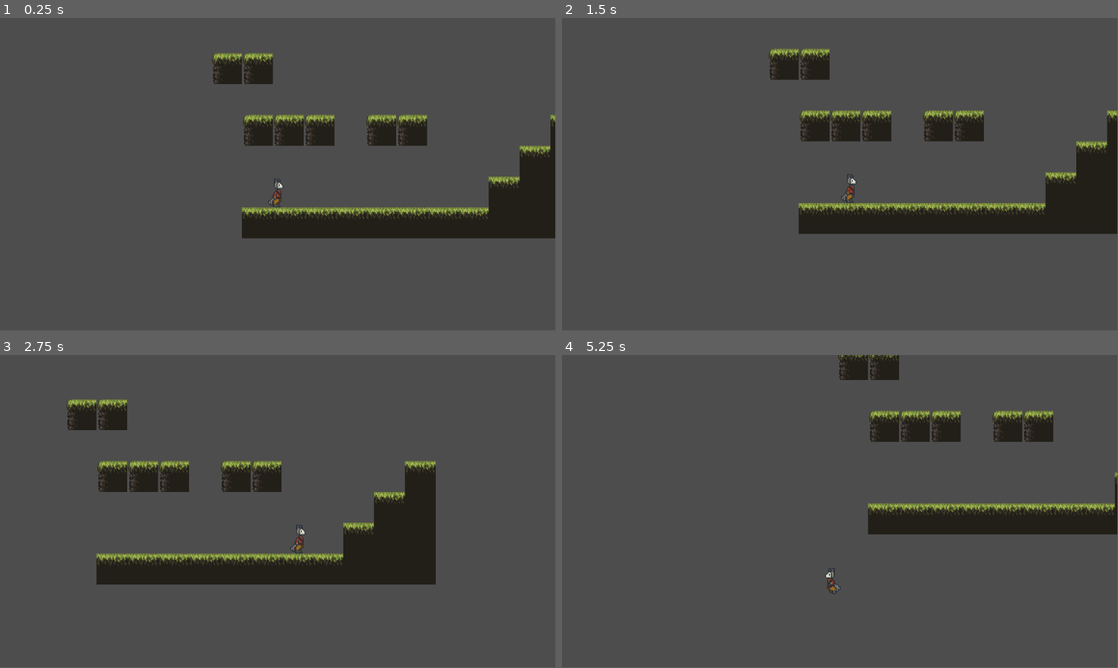
Above: before the commit, frames 1-4 (two rows, left to right).
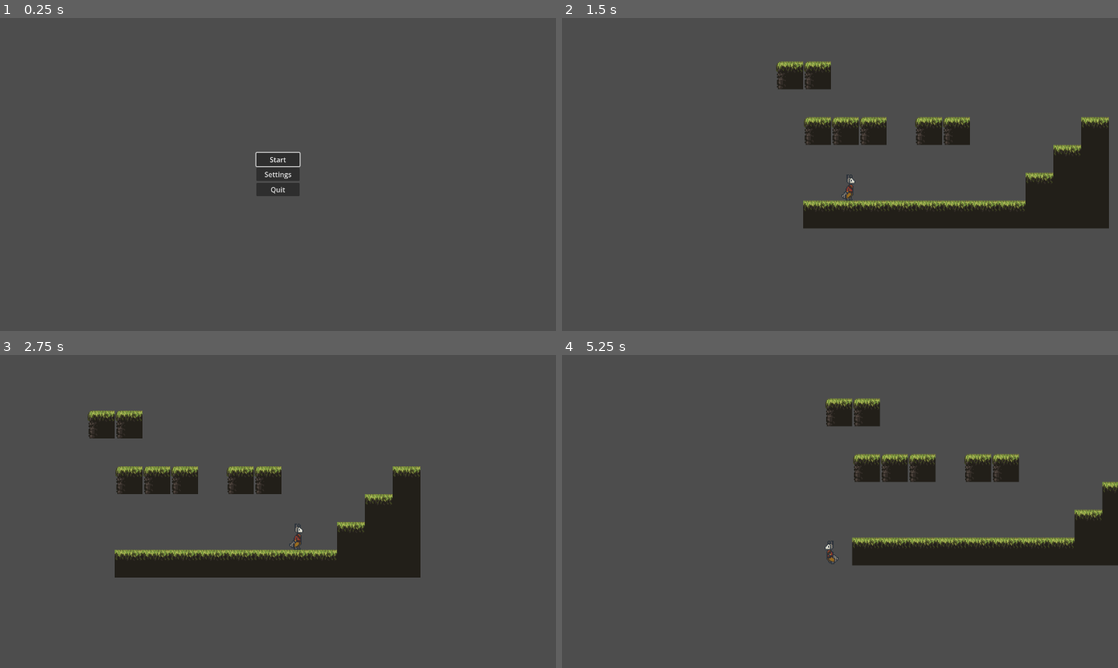
Above: after the commit, the same moments.

Repository: carolinalimaal/ego-ggj
Game: Godot game, scene res://ui/main_menu/main_menu.tscn
Same seed, same stepped clock (60 frames per second), same inputs: the game is played once before the commit and once after it. Before the commit the project starts from res://scenes/fases/teste.tscn.
Inputs (mouse positions are in pixels of both pictures, inside the frame that each line leads up to):
- Up to frame 1 (0.25 s): no input
- Up to frame 2 (1.5 s): click (840, 158) at 0.5 s, where only the run after the commit has a clickable "Start"; hold D (Right) from 1.28 s (still down)
- Up to frame 3 (2.75 s): keep holding D (Right); tap Space (Jump) at 1.52, 2.27 s
- Up to frame 4 (5.25 s): release D (Right) at 2.78 s; hold A (Left) 2.78-5 s; tap Space (Jump) at 3.77, 4.52 s; tap Escape (Pause, bound only after the commit) at 4.9 s; click (840, 495) at 5 s, where only the run after the commit has a clickable "Resume"
In our replay, the window is 799x449 before the commit and 800x450 after it. These sizes can differ from the game's own. Grey fills any space a smaller window leaves; there, only what the larger window draws over its background counts as a difference.

The runs differ from the first frame. In frame 1, 12% of the frame differs, in the area x 38-100%, y 11-71%; in frame 2, 7.1%; in frame 3, 7.8%; in frame 4, 15%, in the area x 47-100%, y 0-77%.

Commit message:
feat: telas de menu

Diff:
--- /dev/null
+++ b/global-game-jam/default_bus_layout.tres
@@ -0,0 +1,15 @@
+[gd_resource type="AudioBusLayout" format=3 uid="uid://b8451sad5bcxv"]
+
+[resource]
+bus/1/name = &"Music"
+bus/1/solo = false
+bus/1/mute = false
+bus/1/bypass_fx = false
+bus/1/volume_db = 0.0
+bus/1/send = &"Master"
+bus/2/name = &"SFX"
+bus/2/solo = false
+bus/2/mute = false
+bus/2/bypass_fx = false
+bus/2/volume_db = 0.0
+bus/2/send = &"Master"
--- /dev/null
+++ b/global-game-jam/globals/gui_autoload.gd
@@ -0,0 +1,28 @@
+extends CanvasLayer
+
+var gui_components : Dictionary = {
+	"pause_menu" : "uid://couqdco7mtoxw"
+}
+
+var resolutions = {
+	"3840 x 2160": Vector2i(3840,2160),
+	"2560 x 1440": Vector2i(2560,1440),
+	"1920 x 1080": Vector2i(1920,1080),
+	"1600 x 900": Vector2i(1600,900),
+	"1440 x 900": Vector2i(1440,900),
+	"1366 x 768": Vector2i(1366,768),
+	"1280 x 720": Vector2i(1280,720),
+	"1024 x 600": Vector2i(1024,600),
+	"800 x 600": Vector2i(800,600)
+}
+
+#func _ready() -> void:
+	#for i in gui_components:
+		#var new_scene = load(gui_components[i]).instantiate()
+		#add_child(new_scene)
+		#new_scene.hide()
+
+func center_window() -> void:
+	var screen_center = DisplayServer.screen_get_position() + DisplayServer.screen_get_size() / 2
+	var window_size = get_window().get_size_with_decorations()
+	get_window().set_position(screen_center - window_size / 2)
--- a/global-game-jam/project.godot
+++ b/global-game-jam/project.godot
@@ -15,13 +15,20 @@
 [application]
 
 config/name="global-game-jam"
-run/main_scene="uid://cqp82uv7tkbnl"
+run/main_scene="uid://bc8vnrx3ubdl7"
 config/features=PackedStringArray("4.6", "Mobile")
 config/icon="res://ui/icon.svg"
 
 [autoload]
 
 GlobalRefs="*res://globals/global_refs.gd"
+GUI="*uid://dfi0i4i1qdny4"
+
+[display]
+
+window/size/viewport_width=1280
+window/size/viewport_height=720
+window/stretch/mode="viewport"
 
 [global_group]
 
@@ -56,6 +63,11 @@
 "events": [Object(InputEventKey,"resource_local_to_scene":false,"resource_name":"","device":-1,"window_id":0,"alt_press …(192 unchanged characters)…
 ]
 }
+Pause={
+"deadzone": 0.2,
+"events": [Object(InputEventKey,"resource_local_to_scene":false,"resource_name":"","device":-1,"window_id":0,"alt_pressed":false,"shift_pressed":false,"ctrl_pressed":false,"meta_pressed":false,"pressed":false,"keycode":0,"physical_keycode":4194305,"key_label":0,"unicode":0,"location":0,"echo":false,"script":null)
+]
+}
 
 [layer_names]
 
--- a/global-game-jam/scenes/fases/teste.tscn
+++ b/global-game-jam/scenes/fases/teste.tscn
@@ -1,7 +1,8 @@
 [gd_scene format=4 uid="uid://cqp82uv7tkbnl"]
 
 [ext_resource type="Texture2D" uid="uid://cbk1m1unc75kb" path="res://assets/tilesets/Floor Tiles1.png" id="1_fdeut"]
-[ext_resource type="PackedScene" uid="uid://csctodox8olax" path="res://scenes/Player/player.tscn" id="2_htqbv"]
+[ext_resource type="PackedScene" uid="uid://csctodox8olax" path="res://scenes/player/player.tscn" id="2_htqbv"]
+[ext_resource type="PackedScene" uid="uid://couqdco7mtoxw" path="res://ui/pause_menu/pause_menu.tscn" id="3_kjnnb"]
 
 [sub_resource type="TileSetAtlasSource" id="TileSetAtlasSource_htqbv"]
 texture = ExtResource("1_fdeut")
@@ -182,3 +183,7 @@
 
 [node name="Player" parent="." unique_id=513149867 instance=ExtResource("2_htqbv")]
 position = Vector2(37, -24)
+
+[node name="CanvasLayer" type="CanvasLayer" parent="." unique_id=1211463451]
+
+[node name="PauseMenu" parent="CanvasLayer" unique_id=466377671 instance=ExtResource("3_kjnnb")]
--- a/global-game-jam/scenes/Player/player.tscn
+++ b/global-game-jam/scenes/player/player.tscn
@@ -1,12 +1,12 @@
 [gd_scene format=3 uid="uid://csctodox8olax"]
 
-[ext_resource type="Script" uid="uid://nxhad7mv0tpl" path="res://scenes/Player/player.gd" id="1_1kbk7"]
+[ext_resource type="Script" uid="uid://nxhad7mv0tpl" path="res://scenes/player/player.gd" id="1_1kbk7"]
 [ext_resource type="Script" uid="uid://cgcun8ehvhwdt" path="res://state_machine/state_machine.gd" id="3_gqjuk"]
-[ext_resource type="Script" uid="uid://biwh6fl5vnwoh" path="res://scenes/Player/states/idle_state_player.gd" id="4_c4h5g"]
-[ext_resource type="Script" uid="uid://cb8ohx0a3td0a" path="res://scenes/Player/states/run_state_player.gd" id="5_uiqp4"]
-[ext_resource type="Script" uid="uid://cxcgrkn7voucn" path="res://scenes/Player/states/jump_state_player.gd" id="6_hvfru"]
-[ext_resource type="Script" uid="uid://c37yp34fxxf5w" path="res://scenes/Player/states/jump_peak_state_player.gd" id="7_a06cl"]
-[ext_resource type="Script" uid="uid://dpi7ej13hlyrd" path="res://scenes/Player/states/fall_state_player.gd" id="8_dl1wr"]
+[ext_resource type="Script" uid="uid://biwh6fl5vnwoh" path="res://scenes/player/states/idle_state_player.gd" id="4_c4h5g"]
+[ext_resource type="Script" uid="uid://cb8ohx0a3td0a" path="res://scenes/player/states/run_state_player.gd" id="5_uiqp4"]
+[ext_resource type="Script" uid="uid://cxcgrkn7voucn" path="res://scenes/player/states/jump_state_player.gd" id="6_hvfru"]
+[ext_resource type="Script" uid="uid://c37yp34fxxf5w" path="res://scenes/player/states/jump_peak_state_player.gd" id="7_a06cl"]
+[ext_resource type="Script" uid="uid://dpi7ej13hlyrd" path="res://scenes/player/states/fall_state_player.gd" id="8_dl1wr"]
 [ext_resource type="Texture2D" uid="uid://1x1kj5j1yxwa" path="res://assets/player/player.png" id="8_wwtew"]
 
 [sub_resource type="CapsuleShape2D" id="CapsuleShape2D_dl1wr"]
--- /dev/null
+++ b/global-game-jam/ui/main_menu/main_menu.gd
@@ -0,0 +1,33 @@
+extends Control
+
+@onready var main_menu_buttons: VBoxContainer = $Menu
+@onready var settings_menu: Control = $SettingsMenu
+
+@onready var start_button: Button = $Menu/Control/Start
+@onready var settings_button: Button = $Menu/Control2/Settings
+@onready var quit_button: Button = $Menu/Control3/Quit
+
+func _ready() -> void:
+	start_button.pressed.connect(_on_start_button_pressed)
+	settings_button.pressed.connect(_on_settings_button_pressed)
+	quit_button.pressed.connect(_on_quit_button_pressed)
+
+	settings_menu.back_pressed.connect(_on_settings_back)
+	settings_menu.hide()
+	start_button.grab_focus()
+
+func _on_settings_button_pressed() -> void:
+	main_menu_buttons.hide()
+	settings_menu.show()
+	settings_menu._show_tab(settings_menu.settings_hub)
+
+func _on_start_button_pressed() -> void:
+	get_tree().change_scene_to_file("res://scenes/fases/teste.tscn")
+	pass
+
+func _on_settings_back() -> void:
+	main_menu_buttons.show()
+	settings_button.grab_focus()
+
+func _on_quit_button_pressed() -> void:
+	get_tree().quit()
--- /dev/null
+++ b/global-game-jam/ui/main_menu/main_menu.tscn
@@ -0,0 +1,82 @@
+[gd_scene format=3 uid="uid://bc8vnrx3ubdl7"]
+
+[ext_resource type="Script" uid="uid://8tf503jyq8b7" path="res://ui/main_menu/main_menu.gd" id="1_uhj5c"]
+[ext_resource type="PackedScene" uid="uid://o5kgpe620mq1" path="res://ui/settings_menu/settings_menu.tscn" id="2_mu8pm"]
+
+[node name="MainMenu" type="Control" unique_id=2065288599]
+layout_mode = 3
+anchors_preset = 15
+anchor_right = 1.0
+anchor_bottom = 1.0
+grow_horizontal = 2
+grow_vertical = 2
+script = ExtResource("1_uhj5c")
+
+[node name="Menu" type="VBoxContainer" parent="." unique_id=1306853588]
+custom_minimum_size = Vector2(100, 100)
+layout_mode = 1
+anchors_preset = 8
+anchor_left = 0.5
+anchor_top = 0.5
+anchor_right = 0.5
+anchor_bottom = 0.5
+offset_left = -20.0
+offset_top = -20.0
+offset_right = 20.0
+offset_bottom = 20.0
+grow_horizontal = 2
+grow_vertical = 2
+
+[node name="Control" type="Control" parent="Menu" unique_id=579012675]
+layout_mode = 2
+size_flags_vertical = 7
+
+[node name="Start" type="Button" parent="Menu/Control" unique_id=650359]
+layout_mode = 1
+anchors_preset = 14
+anchor_top = 0.5
+anchor_right = 1.0
+anchor_bottom = 0.5
+offset_top = -15.5
+offset_bottom = 15.5
+grow_horizontal = 2
+grow_vertical = 2
+pivot_offset = Vector2(50, 15.5)
+text = "Start"
+
+[node name="Control2" type="Control" parent="Menu" unique_id=1899562121]
+layout_mode = 2
+size_flags_vertical = 7
+
+[node name="Settings" type="Button" parent="Menu/Control2" unique_id=324784354]
+layout_mode = 1
+anchors_preset = 14
+anchor_top = 0.5
+anchor_right = 1.0
+anchor_bottom = 0.5
+offset_top = -15.5
+offset_bottom = 15.5
+grow_horizontal = 2
+grow_vertical = 2
+pivot_offset = Vector2(50, 15.5)
+text = "Settings"
+
+[node name="Control3" type="Control" parent="Menu" unique_id=1364356599]
+layout_mode = 2
+size_flags_vertical = 7
+
+[node name="Quit" type="Button" parent="Menu/Control3" unique_id=1881207398]
+layout_mode = 1
+anchors_preset = 14
+anchor_top = 0.5
+anchor_right = 1.0
+anchor_bottom = 0.5
+offset_top = -15.5
+offset_bottom = 15.5
+grow_horizontal = 2
+grow_vertical = 2
+pivot_offset = Vector2(50, 15.5)
+text = "Quit"
+
+[node name="SettingsMenu" parent="." unique_id=1890138561 instance=ExtResource("2_mu8pm")]
+layout_mode = 1
--- /dev/null
+++ b/global-game-jam/ui/pause_menu/pause_menu.gd
@@ -0,0 +1,56 @@
+extends Control
+
+@onready var pause_panel: Panel = $Panel
+@onready var settings_menu: Control = $SettingsMenu
+
+@onready var resume_button: Button = $Panel/Menu/Control/Resume
+@onready var settings_button: Button = $Panel/Menu/Control2/Settings
+@onready var main_menu_button: Button = $Panel/Menu/Control3/MainMenu
+
+@onready var animation_player: AnimationPlayer = $AnimationPlayer
+
+var _is_open : bool = false
+
+func _ready() -> void:
+	resume_button.pressed.connect(_resume)
+	settings_button.pressed.connect(_on_settings_pressed)
+	main_menu_button.pressed.connect(_on_main_menu_pressed)
+
+	settings_menu.back_pressed.connect(_on_settings_back)
+	settings_menu.hide()
+	self.visible = false
+
+func _unhandled_input(_event: InputEvent) -> void:
+	if Input.is_action_just_pressed("Pause"):
+		if _is_open and get_tree().paused:
+			_resume()
+		elif !_is_open and !get_tree().paused:
+			_pause()
+
+func _on_settings_pressed() -> void:
+	pause_panel.hide()
+	settings_menu.show()
+	settings_menu._show_tab(settings_menu.settings_hub)
+
+func _on_settings_back() -> void:
+	pause_panel.show()
+	settings_button.grab_focus()
+
+func _pause() -> void:
+	get_tree().paused = true
+	_is_open = true
+	self.visible = true
+	pause_panel.show()
+	settings_menu.hide()
+	animation_player.play("pause")
+	resume_button.grab_focus()
+
+func _resume() -> void:
+	get_tree().paused = false
+	_is_open = false
+	self.visible = false
+	animation_player.play_backwards("pause")
+
+func _on_main_menu_pressed() -> void:
+	_resume()
+	get_tree().change_scene_to_file("res://ui/main_menu/main_menu.tscn")
--- /dev/null
+++ b/global-game-jam/ui/pause_menu/pause_menu.tscn
@@ -0,0 +1,137 @@
+[gd_scene format=3 uid="uid://couqdco7mtoxw"]
+
+[ext_resource type="Script" uid="uid://f2exb7jpqcyn" path="res://ui/pause_menu/pause_menu.gd" id="1_2n0y6"]
+[ext_resource type="PackedScene" uid="uid://o5kgpe620mq1" path="res://ui/settings_menu/settings_menu.tscn" id="2_jbgdu"]
+
+[sub_resource type="Animation" id="Animation_mnjdh"]
+length = 0.001
+tracks/0/type = "value"
+tracks/0/imported = false
+tracks/0/enabled = true
+tracks/0/path = NodePath(".:modulate")
+tracks/0/interp = 1
+tracks/0/loop_wrap = true
+tracks/0/keys = {
+"times": PackedFloat32Array(0),
+"transitions": PackedFloat32Array(1),
+"update": 0,
+"values": [Color(1, 1, 1, 0)]
+}
+
+[sub_resource type="Animation" id="Animation_mg8bu"]
+resource_name = "pause"
+length = 0.5
+tracks/0/type = "value"
+tracks/0/imported = false
+tracks/0/enabled = true
+tracks/0/path = NodePath(".:modulate")
+tracks/0/interp = 1
+tracks/0/loop_wrap = true
+tracks/0/keys = {
+"times": PackedFloat32Array(0, 0.5),
+"transitions": PackedFloat32Array(1, 1),
+"update": 0,
+"values": [Color(1, 1, 1, 0), Color(1, 1, 1, 1)]
+}
+
+[sub_resource type="AnimationLibrary" id="AnimationLibrary_mnjdh"]
+_data = {
+&"RESET": SubResource("Animation_mnjdh"),
+&"pause": SubResource("Animation_mg8bu")
+}
+
+[node name="PauseMenu" type="Control" unique_id=466377671]
+process_mode = 3
+modulate = Color(1, 1, 1, 0)
+layout_mode = 3
+anchors_preset = 15
+anchor_right = 1.0
+anchor_bottom = 1.0
+grow_horizontal = 2
+grow_vertical = 2
+script = ExtResource("1_2n0y6")
+
+[node name="Panel" type="Panel" parent="." unique_id=725523014]
+layout_mode = 1
+anchors_preset = 15
+anchor_right = 1.0
+anchor_bottom = 1.0
+grow_horizontal = 2
+grow_vertical = 2
+
+[node name="Menu" type="VBoxContainer" parent="Panel" unique_id=1964387006]
+custom_minimum_size = Vector2(100, 100)
+layout_mode = 1
+anchors_preset = 8
+anchor_left = 0.5
+anchor_top = 0.5
+anchor_right = 0.5
+anchor_bottom = 0.5
+offset_left = -50.0
+offset_top = -50.0
+offset_right = 50.0
+offset_bottom = 50.0
+grow_horizontal = 2
+grow_vertical = 2
+
+[node name="Control" type="Control" parent="Panel/Menu" unique_id=680106387]
+layout_mode = 2
+size_flags_vertical = 7
+
+[node name="Resume" type="Button" parent="Panel/Menu/Control" unique_id=221934516]
+custom_minimum_size = Vector2(100, 31)
+layout_mode = 1
+anchors_preset = 14
+anchor_top = 0.5
+anchor_right = 1.0
+anchor_bottom = 0.5
+offset_top = -15.5
+offset_bottom = 15.5
+grow_horizontal = 2
+grow_vertical = 2
+pivot_offset = Vector2(50, 15.5)
+text = "Resume"
+
+[node name="Control2" type="Control" parent="Panel/Menu" unique_id=44047042]
+layout_mode = 2
+size_flags_vertical = 7
+
+[node name="Settings" type="Button" parent="Panel/Menu/Control2" unique_id=1551681096]
+custom_minimum_size = Vector2(100, 31)
+layout_mode = 1
+anchors_preset = 14
+anchor_top = 0.5
+anchor_right = 1.0
+anchor_bottom = 0.5
+offset_top = -15.5
+offset_bottom = 15.5
+grow_horizontal = 2
+grow_vertical = 2
+pivot_offset = Vector2(50, 15.5)
+text = "Settings"
+
+[node name="Control3" type="Control" parent="Panel/Menu" unique_id=408243771]
+layout_mode = 2
+size_flags_vertical = 7
+
+[node name="MainMenu" type="Button" parent="Panel/Menu/Control3" unique_id=652540632]
+custom_minimum_size = Vector2(100, 31)
+layout_mode = 1
+anchors_preset = 14
+anchor_top = 0.5
+anchor_right = 1.0
+anchor_bottom = 0.5
+offset_top = -15.5
+offset_bottom = 15.5
+grow_horizontal = 2
+grow_vertical = 2
+pivot_offset = Vector2(50, 15.5)
+text = "Main Menu"
+
+[node name="AnimationPlayer" type="AnimationPlayer" parent="." unique_id=738053573]
+libraries/ = SubResource("AnimationLibrary_mnjdh")
+
+[node name="SettingsMenu" parent="." unique_id=1890138561 instance=ExtResource("2_jbgdu")]
+process_mode = 3
+visible = false
+layout_mode = 1
--- /dev/null
+++ b/global-game-jam/ui/settings_menu/settings_menu.gd
@@ -0,0 +1,99 @@
+extends Control
+
+signal back_pressed
+
+@onready var settings_hub: VBoxContainer = $Panel/Settings
+@onready var video_menu: VBoxContainer = $Panel/Video
+@onready var audio_menu: VBoxContainer = $Panel/Audio
+
+@onready var back_button: Button = $Panel/Control/Back
+@onready var video_button: Button = $Panel/Settings/Control/Video
+@onready var audio_button: Button = $Panel/Settings/Control2/Audio
+
+@onready var resolution_option_button: OptionButton = $Panel/Video/HBoxContainer/Resolution
+@onready var fullscreen_checkbox: CheckBox = $Panel/Video/HBoxContainer2/Fullscreen
+
+@onready var master_slider: HSlider = $Panel/Audio/HBoxContainer/master_slider
+@onready var music_slider: HSlider = $Panel/Audio/HBoxContainer2/music_slider
+@onready var sfx_slider: HSlider = $Panel/Audio/HBoxContainer3/sfx_slider
+
+const MIN_DB: float = -60.0
+const MAX_DB: float = 0.0
+
+func _ready() -> void:
+	# Conexões de Navegação
+	back_button.pressed.connect(_on_back_button_pressed)
+	video_button.pressed.connect(func(): _show_tab(video_menu))
+	audio_button.pressed.connect(func(): _show_tab(audio_menu))
+
+	# Conexões de Vídeo
+	resolution_option_button.item_selected.connect(_on_resolution_option_button_item_selected)
+	fullscreen_checkbox.toggled.connect(_on_fullscreen_checkbox_toggled)
+
+	# Conexões de Áudio
+	master_slider.value_changed.connect(func(val): _set_volume("Master", val))
+	music_slider.value_changed.connect(func(val): _set_volume("Music", val))
+	sfx_slider.value_changed.connect(func(val): _set_volume("SFX", val))
+
+	add_resolution()
+	_sync_sliders()
+	_show_tab(settings_hub)
+
+func _show_tab(tab: VBoxContainer) -> void:
+	settings_hub.visible = (tab == settings_hub)
+	video_menu.visible = (tab == video_menu)
+	audio_menu.visible = (tab == audio_menu)
+
+	# Garante que o botão voltar esteja sempre visível nas configurações
+	back_button.get_parent().visible = true
+
+	# Foco inicial para controle/teclado
+	if tab == settings_hub: video_button.grab_focus()
+	elif tab == video_menu: resolution_option_button.grab_focus()
+	elif tab == audio_menu: master_slider.grab_focus()
+
+func _on_back_button_pressed() -> void:
+	if video_menu.visible or audio_menu.visible:
+		_show_tab(settings_hub)
+	else:
+		back_pressed.emit()
+		self.hide()
+
+# == LÓGICA DE VÍDEO ==
+func _on_resolution_option_button_item_selected(index: int) -> void:
+	var key = resolution_option_button.get_item_text(index)
+	get_window().set_size(GUI.resolutions[key])
+	GUI.center_window()
+
+func _on_fullscreen_checkbox_toggled(toggled_on: bool) -> void:
+	DisplayServer.window_set_mode(DisplayServer.WINDOW_MODE_FULLSCREEN if toggled_on else DisplayServer.WINDOW_MODE_WINDOWED)
+
+func add_resolution() -> void:
+	resolution_option_button.clear()
+	for r in GUI.resolutions:
+		resolution_option_button.add_item(r)
+	update_resolution_ui()
+
+func update_resolution_ui() -> void:
+	var window_size_string = str(get_window().size.x, " x ", get_window().size.y)
+	var resolution_index = GUI.resolutions.keys().find(window_size_string)
+	if resolution_index != -1:
+		resolution_option_button.selected = resolution_index
+
+# == LÓGICA DE ÁUDIO ==
+func _sync_sliders():
+	master_slider.value = _db_to_slider(AudioServer.get_bus_volume_db(AudioServer.get_bus_index("Master")))
+	music_slider.value = _db_to_slider(AudioServer.get_bus_volume_db(AudioServer.get_bus_index("Music")))
+	sfx_slider.value = _db_to_slider(AudioServer.get_bus_volume_db(AudioServer.get_bus_index("SFX")))
+
+func _set_volume(bus_name: String, value: float) -> void:
+	var bus_index = AudioServer.get_bus_index(bus_name)
+	var db = _slider_to_db(value)
+	AudioServer.set_bus_volume_db(bus_index, db)
+	AudioServer.set_bus_mute(bus_index, db <= MIN_DB)
+
+func _slider_to_db(value: float) -> float:
+	return clamp(linear_to_db(value / 100.0), MIN_DB, MAX_DB) if value > 0 else MIN_DB
+
+func _db_to_slider(db: float) -> float:
+	return clamp(db_to_linear(db) * 100.0, 0, 100) if db > MIN_DB else 0.0
--- /dev/null
+++ b/global-game-jam/ui/settings_menu/settings_menu.tscn
@@ -0,0 +1,199 @@
+[gd_scene format=3 uid="uid://o5kgpe620mq1"]
+
+[ext_resource type="Script" uid="uid://dx8op668ux740" path="res://ui/settings_menu/settings_menu.gd" id="1_2adas"]
+
+[node name="SettingsMenu" type="Control" unique_id=1890138561]
+layout_mode = 3
+anchors_preset = 15
+anchor_right = 1.0
+anchor_bottom = 1.0
+grow_horizontal = 2
+grow_vertical = 2
+script = ExtResource("1_2adas")
+
+[node name="Panel" type="Panel" parent="." unique_id=883750885]
+layout_mode = 1
+anchors_preset = 15
+anchor_right = 1.0
+anchor_bottom = 1.0
+grow_horizontal = 2
+grow_vertical = 2
+
+[node name="Settings" type="VBoxContainer" parent="Panel" unique_id=1495290269]
+custom_minimum_size = Vector2(100, 66)
+layout_mode = 1
+anchors_preset = 8
+anchor_left = 0.5
+anchor_top = 0.5
+anchor_right = 0.5
+anchor_bottom = 0.5
+offset_left = -50.0
+offset_top = -50.0
+offset_right = 50.0
+offset_bottom = 50.0
+grow_horizontal = 2
+grow_vertical = 2
+
+[node name="Label" type="Label" parent="Panel/Settings" unique_id=21528896]
+layout_mode = 2
+text = "Settings"
+horizontal_alignment = 1
+
+[node name="Control" type="Control" parent="Panel/Settings" unique_id=1494448293]
+layout_mode = 2
+size_flags_vertical = 7
+
+[node name="Video" type="Button" parent="Panel/Settings/Control" unique_id=1530596559]
+layout_mode = 1
+anchors_preset = 14
+anchor_top = 0.5
+anchor_right = 1.0
+anchor_bottom = 0.5
+offset_top = -15.5
+offset_bottom = 15.5
+grow_horizontal = 2
+grow_vertical = 2
+pivot_offset = Vector2(50, 15.5)
+text = "Video"
+
+[node name="Control2" type="Control" parent="Panel/Settings" unique_id=1107555827]
+layout_mode = 2
+size_flags_vertical = 7
+
+[node name="Audio" type="Button" parent="Panel/Settings/Control2" unique_id=576508007]
+layout_mode = 1
+anchors_preset = 14
+anchor_top = 0.5
+anchor_right = 1.0
+anchor_bottom = 0.5
+offset_top = -15.5
+offset_bottom = 15.5
+grow_horizontal = 2
+grow_vertical = 2
+pivot_offset = Vector2(50, 15.5)
+text = "Audio"
+
+[node name="Video" type="VBoxContainer" parent="Panel" unique_id=1635555785]
+custom_minimum_size = Vector2(165, 100)
+layout_mode = 1
+anchors_preset = 8
+anchor_left = 0.5
+anchor_top = 0.5
+anchor_right = 0.5
+anchor_bottom = 0.5
+offset_left = -82.5
+offset_top = -50.0
+offset_right = 82.5
+offset_bottom = 50.0
+grow_horizontal = 2
+grow_vertical = 2
+
+[node name="Label" type="Label" parent="Panel/Video" unique_id=1555949530]
+layout_mode = 2
+text = "Video"
+horizontal_alignment = 1
+vertical_alignment = 1
+
+[node name="HBoxContainer" type="HBoxContainer" parent="Panel/Video" unique_id=196275304]
+layout_mode = 2
+theme_override_constants/separation = 50
+
+[node name="Label" type="Label" parent="Panel/Video/HBoxContainer" unique_id=244632008]
+layout_mode = 2
+text = "Resolution"
+
+[node name="Resolution" type="OptionButton" parent="Panel/Video/HBoxContainer" unique_id=1853089123]
+layout_mode = 2
+
+[node name="HBoxContainer2" type="HBoxContainer" parent="Panel/Video" unique_id=1660575308]
+layout_mode = 2
+theme_override_constants/separation = 50
+
+[node name="Label" type="Label" parent="Panel/Video/HBoxContainer2" unique_id=1942221628]
+layout_mode = 2
+text = "Fullscreen"
+
+[node name="Fullscreen" type="CheckBox" parent="Panel/Video/HBoxContainer2" unique_id=544864877]
+layout_mode = 2
+
+[node name="Audio" type="VBoxContainer" parent="Panel" unique_id=228494794]
+custom_minimum_size = Vector2(195, 100)
+layout_mode = 1
+anchors_preset = 8
+anchor_left = 0.5
+anchor_top = 0.5
+anchor_right = 0.5
+anchor_bottom = 0.5
+offset_left = -97.5
+offset_top = -55.0
+offset_right = 97.5
+offset_bottom = 55.0
+grow_horizontal = 2
+grow_vertical = 2
+
+[node name="Label" type="Label" parent="Panel/Audio" unique_id=302547240]
+layout_mode = 2
+text = "Audio"
+horizontal_alignment = 1
+
+[node name="HBoxContainer" type="HBoxContainer" parent="Panel/Audio" unique_id=248923932]
+layout_mode = 2
+theme_override_constants/separation = 25
+
+[node name="Label" type="Label" parent="Panel/Audio/HBoxContainer" unique_id=480080897]
+custom_minimum_size = Vector2(55, 25)
+layout_mode = 2
+text = "Master"
+
+[node name="master_slider" type="HSlider" parent="Panel/Audio/HBoxContainer" unique_id=1155837153]
+custom_minimum_size = Vector2(100, 0)
+layout_mode = 2
+
+[node name="HBoxContainer2" type="HBoxContainer" parent="Panel/Audio" unique_id=999264939]
+layout_mode = 2
+theme_override_constants/separation = 25
+
+[node name="Label" type="Label" parent="Panel/Audio/HBoxContainer2" unique_id=1905559853]
+custom_minimum_size = Vector2(55, 25)
+layout_mode = 2
+text = "Music"
+
+[node name="music_slider" type="HSlider" parent="Panel/Audio/HBoxContainer2" unique_id=836091903]
+custom_minimum_size = Vector2(100, 0)
+layout_mode = 2
+
+[node name="HBoxContainer3" type="HBoxContainer" parent="Panel/Audio" unique_id=576468056]
+layout_mode = 2
+theme_override_constants/separation = 25
+
+[node name="Label" type="Label" parent="Panel/Audio/HBoxContainer3" unique_id=485381030]
+custom_minimum_size = Vector2(55, 25)
+layout_mode = 2
+text = "SFX"
+
+[node name="sfx_slider" type="HSlider" parent="Panel/Audio/HBoxContainer3" unique_id=1795962608]
+custom_minimum_size = Vector2(100, 0)
+layout_mode = 2
+
+[node name="Control" type="Control" parent="Panel" unique_id=1090135629]
+custom_minimum_size = Vector2(61, 31)
+layout_mode = 1
+anchor_left = 0.005
+anchor_top = 0.01
+anchor_right = 0.005
+anchor_bottom = 0.01
+offset_right = 61.0
+offset_bottom = 31.0
+
+[node name="Back" type="Button" parent="Panel/Control" unique_id=1852090871]
+custom_minimum_size = Vector2(62, 31)
+layout_mode = 1
+anchors_preset = 14
+anchor_top = 0.5
+anchor_right = 1.0
+anchor_bottom = 0.5
+offset_top = -15.5
+offset_bottom = 15.5
+grow_horizontal = 2
+grow_vertical = 2
+text = "Back"
Not shown, added: global-game-jam/globals/gui_autoload.gd.uid
Renamed: global-game-jam/scenes/Player/player.gd -> global-game-jam/scenes/player/player.gd
Renamed: global-game-jam/scenes/Player/player.gd.uid -> global-game-jam/scenes/player/player.gd.uid
Renamed: global-game-jam/scenes/Player/states/fall_state_player.gd -> global-game-jam/scenes/player/states/fall_state_player.gd
Renamed: global-game-jam/scenes/Player/states/fall_state_player.gd.uid -> global-game-jam/scenes/player/states/fall_state_player.gd.uid
Renamed: global-game-jam/scenes/Player/states/idle_state_player.gd -> global-game-jam/scenes/player/states/idle_state_player.gd
Renamed: global-game-jam/scenes/Player/states/idle_state_player.gd.uid -> global-game-jam/scenes/player/states/idle_state_player.gd.uid
Renamed: global-game-jam/scenes/Player/states/jump_peak_state_player.gd -> global-game-jam/scenes/player/states/jump_peak_state_player.gd
Renamed: global-game-jam/scenes/Player/states/jump_peak_state_player.gd.uid -> global-game-jam/scenes/player/states/jump_peak_state_player.gd.uid
Renamed: global-game-jam/scenes/Player/states/jump_state_player.gd -> global-game-jam/scenes/player/states/jump_state_player.gd
Renamed: global-game-jam/scenes/Player/states/jump_state_player.gd.uid -> global-game-jam/scenes/player/states/jump_state_player.gd.uid
Renamed: global-game-jam/scenes/Player/states/run_state_player.gd -> global-game-jam/scenes/player/states/run_state_player.gd
(and 4 more such lines)
